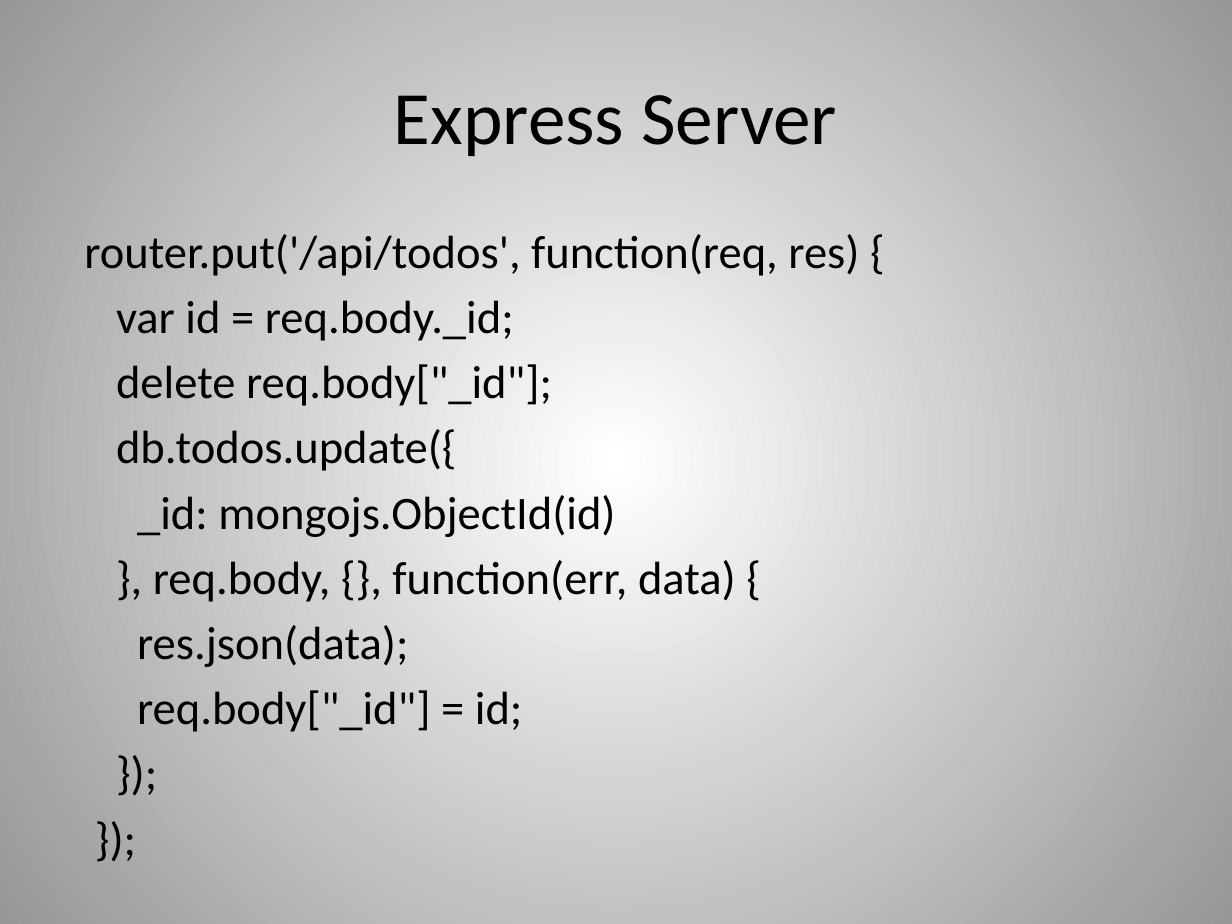
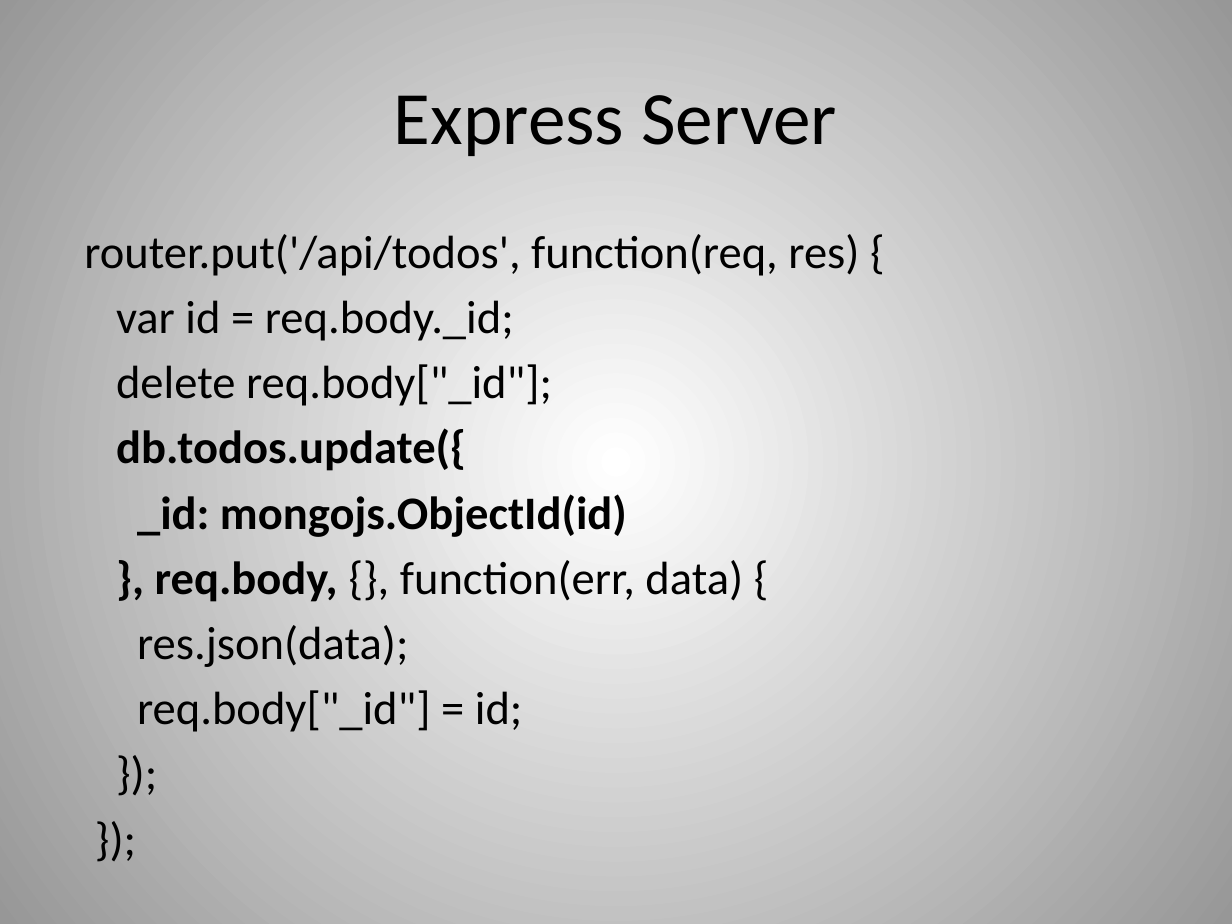
Before and after one commit to dvanvali/mongoDbPresentation, a slide deck: slide 29 of MongoDBChanges.pptx (slide 28 before the commit). Drawn at 1232x924 pixels with LibreOffice and Linux fonts; fonts in the diff are those of the drawing. Boxes give left, top, right and bottom in pixels: in the first picture for what was removed or moved away, otherwise in the second. Text is boxed around its words. In the diff, an @@ line names an element or a change of style, - is before the commit and + after.

```diff
--- a/MongoDBChanges.pptx
+++ b/MongoDBChanges.pptx
@@ text at bbox=[116, 428, 743, 602]: bold on in "db.todos.update({", "_id: mongojs.ObjectId(id)", "}, req.body," @@
```
Also in this commit, not shown: 4 other slides changed, 1 slide removed.
